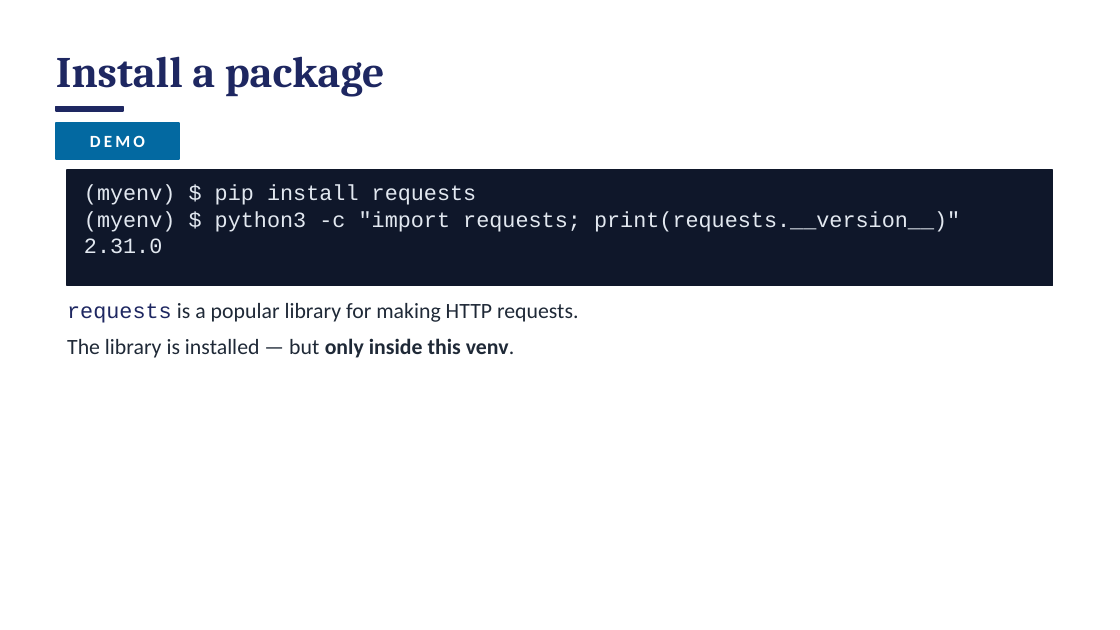
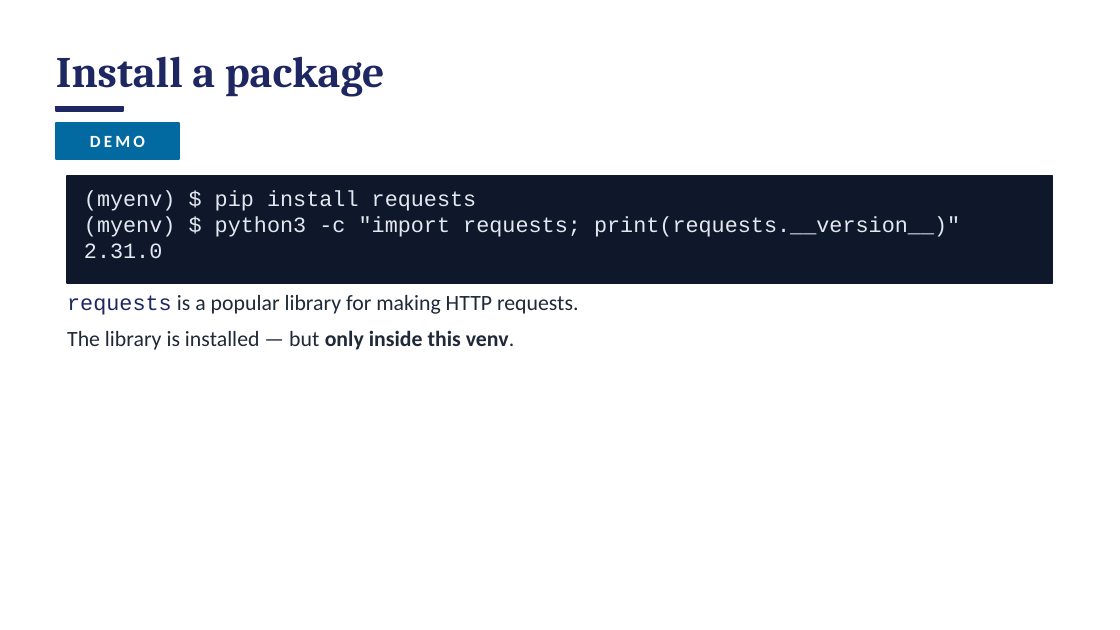
Before and after one commit to access-ci-org/Operations-STEP-2026, a slide deck: slide 102 of Linux_Terminal/DRAFT_workshop-linux-session1.pptx (slide 103 before the commit). Drawn at 1120x630 pixels with LibreOffice and Linux fonts; fonts in the diff are those of the drawing. Boxes give left, top, right and bottom in pixels: in the first picture for what was removed or moved away, otherwise in the second. Text is boxed around its words. In the diff, an @@ line names an element or a change of style, - is before the commit and + after.

```diff
--- a/Linux_Terminal/DRAFT_workshop-linux-session1.pptx
+++ b/Linux_Terminal/DRAFT_workshop-linux-session1.pptx
@@ rectangle: place and size @@
-rectangle at (67,170,1053,286)
+rectangle at (67,176,1053,283)
@@ text "(myenv) $ pip install requests": place and size @@
-text "(myenv) $ pip install requests" at (84,185,960,254)
+text "(myenv) $ pip install requests" at (84,190,960,259)
@@ text "requests is a popular library ...": place and size @@
-text "requests is a popular library ..." at (67,303,579,358)
+text "requests is a popular library ..." at (67,295,579,350)
```
Also in this commit, not shown: 92 other slides changed, 1 slide added, 3 slides removed, 1 other file.
